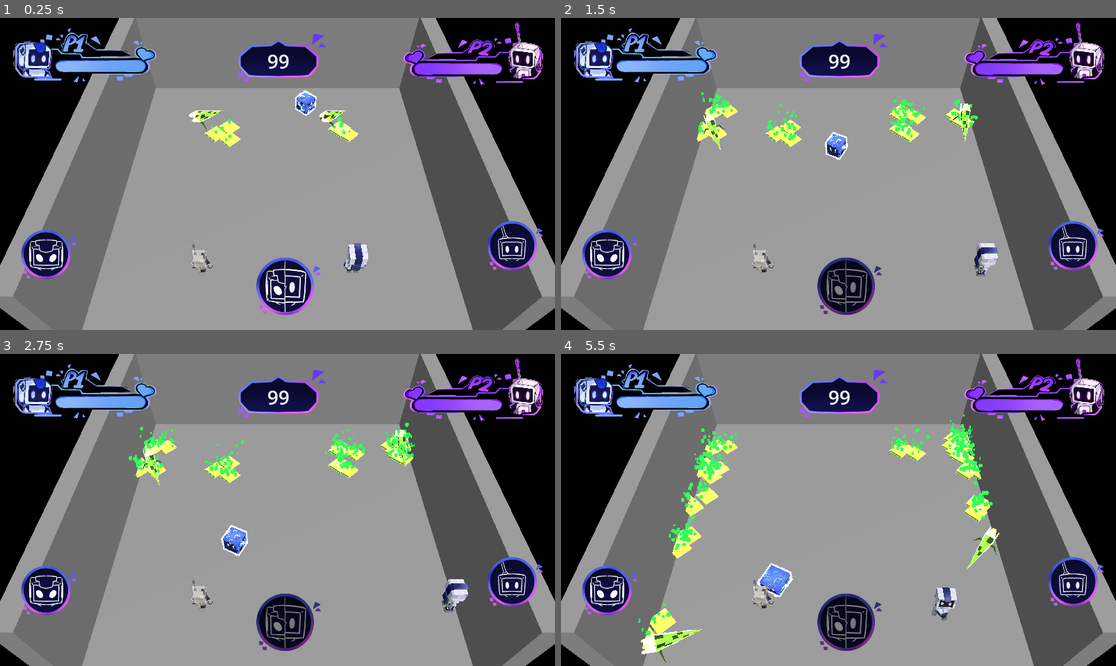
Above: before the commit, frames 1-4 (two rows, left to right).
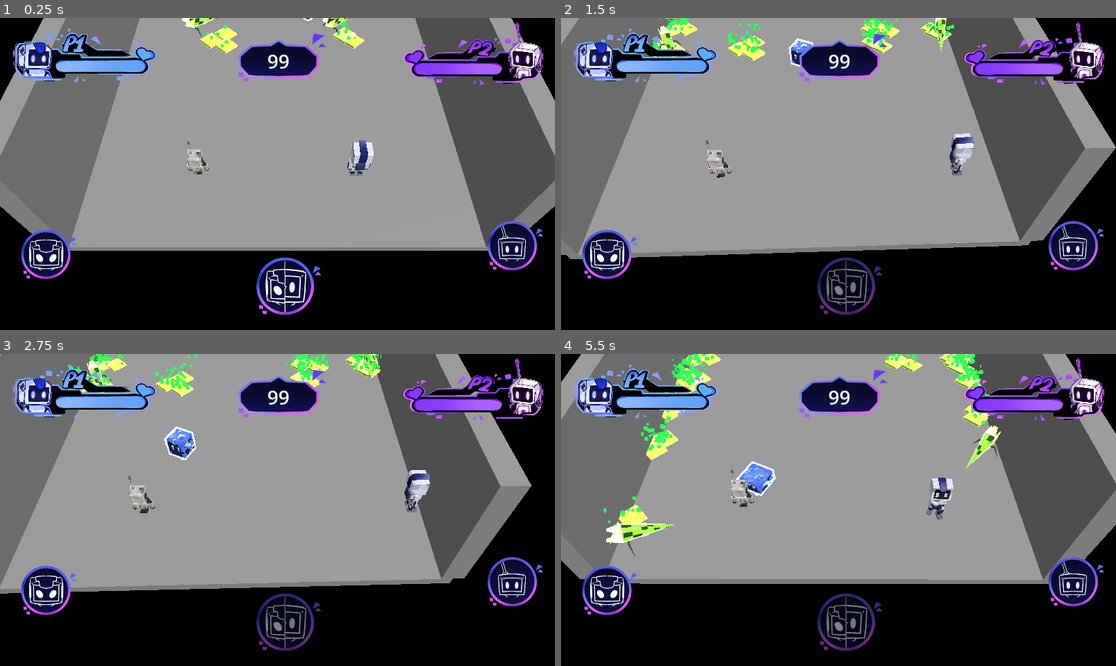
Above: after the commit, the same moments.

Repository: krl0sconk/Overcharge
Game: Godot game, scene res://scenes/maps/rooms/test_room.tscn
Two runs of this game, one before a commit and one after it. Both use one fixed random seed, a clock stepped at 60 frames per second and the inputs below. This scene is started directly instead of the project's main scene.
Inputs (mouse positions are in pixels of both pictures, inside the frame that each line leads up to):
- Up to frame 1 (0.25 s): no input
- Up to frame 2 (1.5 s): tap Enter at 0.5 s; move the mouse to (960, 158) at 0.52 s; hold D (move_right) 0.53-1.25 s; hold Space (attack) 0.53-1.25 s; click (960, 158) at 0.67 s; drag from (727, 189) to (810, 236) at 1.27 s
- Up to frame 3 (2.75 s): move the mouse to (333, 441) at 2.02 s; hold D (move_right) from 2.03 s (still down); hold Space (attack) from 2.03 s (still down)
- Up to frame 4 (5.5 s): release D (move_right) at 2.75 s; release Space (attack) at 2.75 s; drag from (810, 572) to (672, 463) at 2.77 s; move the mouse to (1005, 556) at 3.52 s; hold A (move_left) 3.53-4.25 s; hold Space (attack) 3.53-4.25 s; drag from (672, 463) to (755, 432) at 4.27 s; move the mouse to (866, 510) at 5.02 s; hold S (move_down) from 5.03 s (still down); hold Space (attack) from 5.03 s (still down); click (866, 510) at 5.17 s

The runs differ from the first frame. In frame 1, 57% of the frame differs, in the area x 0-100%, y 0-100%; in frame 2, 56%; in frame 3, 54%; in frame 4, 62%.

Commit message:
agrega cámara que sigue y enfoca a ambos jugadores

Diff:
--- a/scenes/maps/rooms/test_room.tscn
+++ b/scenes/maps/rooms/test_room.tscn
@@ -7,6 +7,7 @@
 [ext_resource type="PackedScene" uid="uid://bfm4s8lc0tvjm" path="res://scenes/entities/enemies/virus.tscn" id="6_sbtv8"]
 [ext_resource type="PackedScene" uid="uid://d2wtgm36hvepn" path="res://scenes/entities/enemies/yunque.tscn" id="7_t3bns"]
 [ext_resource type="PackedScene" uid="uid://br7bofx6kpphh" path="res://scenes/ui/HUD.tscn" id="8_rl67d"]
+[ext_resource type="Script" uid="uid://cw0cveaxufp6g" path="res://scripts/maps/PartyCamera.gd" id="9_camera"]
 
 [sub_resource type="Environment" id="Environment_ygx7y"]
 ambient_light_source = 2
@@ -40,6 +41,7 @@
 transform = Transform3D(1, 0, 0, 0, 0.64278764, 0.76604444, 0, -0.76604444, 0.64278764, 0, 10, 8)
 current = true
 fov = 42.0
+script = ExtResource("9_camera")
 
 [node name="WorldEnvironment" type="WorldEnvironment" parent="." unique_id=48934665]
 environment = SubResource("Environment_ygx7y")
--- /dev/null
+++ b/scripts/maps/PartyCamera.gd
@@ -0,0 +1,39 @@
+class_name PartyCamera
+extends Camera3D
+
+@export var min_distance: float = 10.0
+@export var max_distance: float = 16.0
+@export var horizontal_padding: float = 1.5
+@export var follow_speed: float = 4.0
+
+var _view_direction: Vector3
+
+func _ready() -> void:
+	_view_direction = global_position.normalized()
+	if _view_direction == Vector3.ZERO:
+		_view_direction = Vector3(0, 1, 1).normalized()
+
+func _process(delta: float) -> void:
+	var players := get_tree().get_nodes_in_group("players")
+	if players.size() < 2:
+		return
+
+	var pos_a: Vector3 = (players[0] as Node3D).global_position
+	var pos_b: Vector3 = (players[1] as Node3D).global_position
+	var midpoint: Vector3 = (pos_a + pos_b) / 2.0
+
+	var distance := _distance_to_fit(pos_a.distance_to(pos_b))
+	var target_position: Vector3 = midpoint + _view_direction * distance
+
+	global_position = global_position.lerp(target_position, follow_speed * delta)
+	look_at(midpoint, Vector3.UP)
+
+func _distance_to_fit(player_separation: float) -> float:
+	var half_width: float = player_separation / 2.0 + horizontal_padding
+	var viewport_size: Vector2 = get_viewport().get_visible_rect().size
+	var aspect: float = viewport_size.x / viewport_size.y
+	var v_fov: float = deg_to_rad(fov)
+	var h_fov: float = 2.0 * atan(tan(v_fov / 2.0) * aspect)
+
+	var required_distance: float = half_width / tan(h_fov / 2.0)
+	return clamp(required_distance, min_distance, max_distance)
Not shown, added: scripts/maps/PartyCamera.gd.uid
